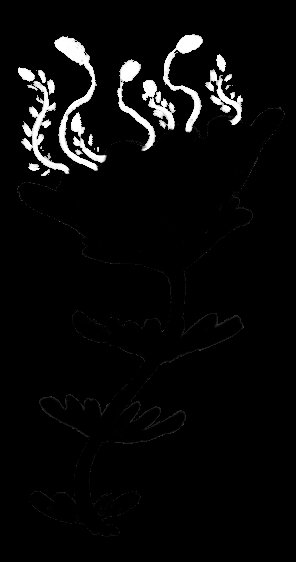
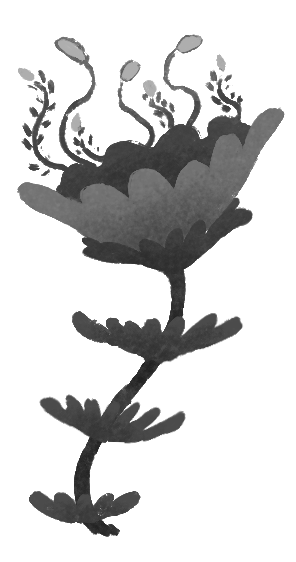
The second 296x562 image is a revision of the first. Changes to its layers:
removed group "New group" (1st of 2) (2 layers) over [17,34,285,537]
removed layer "Layer 15" (1st of 2, in "New group") from group "New group" over [18,34,243,176]
removed layer "Layer 13" (1st of 2, in "New group") from group "New group" over [17,107,285,537]
removed group "New group" (2nd of 2) (6 layers) over [17,34,285,537]
removed layer "Layer 17" from group "New group" over [82,197,253,275]
added group "Lilly_Curvy_Color" with 6 layers over [17,34,285,537]
renamed "Layer 19" to "Lilly_Curvy_Flower_Outter", moved it into group "Lilly_Curvy_Color", painted on it over [29,197,253,524]
renamed "Layer 18" to "Lilly_Curvy_Leaves", moved it into group "Lilly_Curvy_Color", painted on it over [29,262,244,537]
renamed "Layer 15" to "Lilly_Curvy_Stem", moved it into group "Lilly_Curvy_Color", painted on it over [18,34,243,537]
renamed "Layer 14" to "Lilly_Curvy_Flower_Pistil", moved it into group "Lilly_Curvy_Color", painted on it over [17,34,285,254]
renamed "Layer 13" to "Lilly_Curvy_Flower_Close", moved it into group "Lilly_Curvy_Color", painted on it over [17,107,285,254]
added layer "Lilly_Curvy_Flower_Behind" in group "Lilly_Curvy_Color" over [51,115,257,230]
